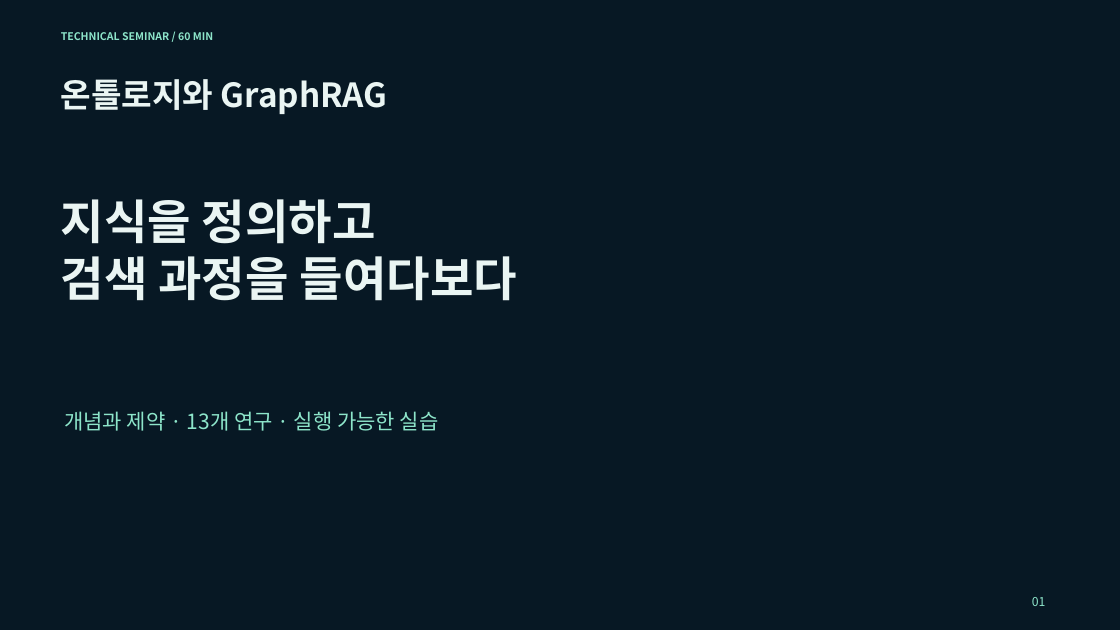
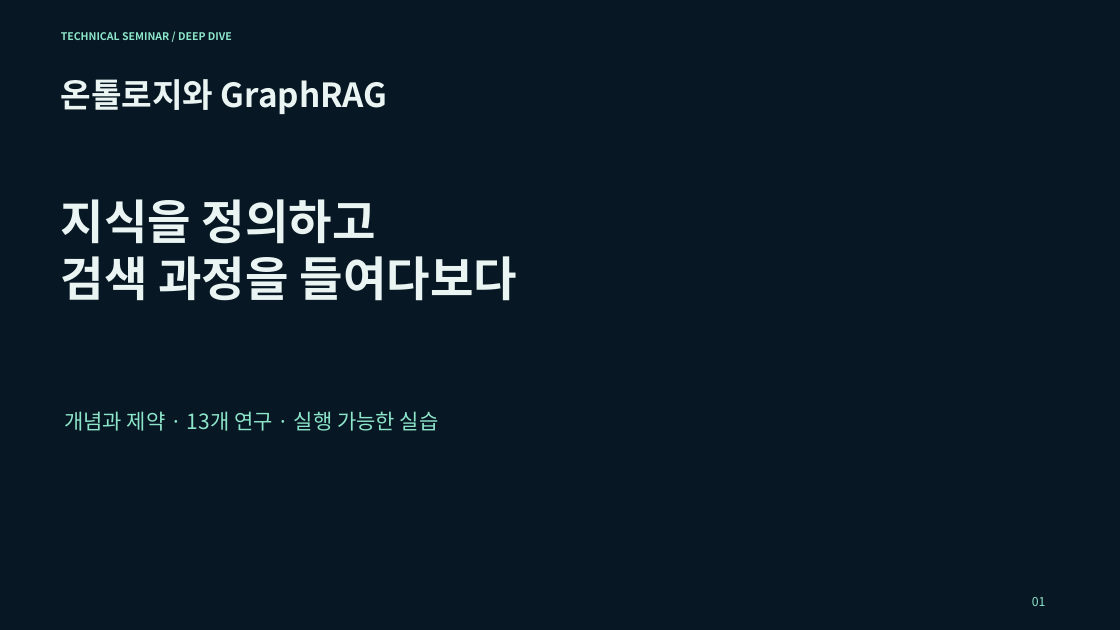
Before and after one commit to euiyulsong/graphrag-atlas, a slide deck: slide 1 of slides/GraphRAG_Atlas_Tech_Seminar.pptx. Drawn at 1120x630 pixels with LibreOffice and Linux fonts; fonts in the diff are those of the drawing. Boxes give left, top, right and bottom in pixels: in the first picture for what was removed or moved away, otherwise in the second. Text is boxed around its words. In the diff, an @@ line names an element or a change of style, - is before the commit and + after.

```diff
--- a/slides/GraphRAG_Atlas_Tech_Seminar.pptx
+++ b/slides/GraphRAG_Atlas_Tech_Seminar.pptx
@@ text at (61,32,232,40): text changed @@
-TECHNICAL SEMINAR / 60 MIN
+TECHNICAL SEMINAR / DEEP DIVE
```
Also in this commit, not shown: 13 other slides changed.
